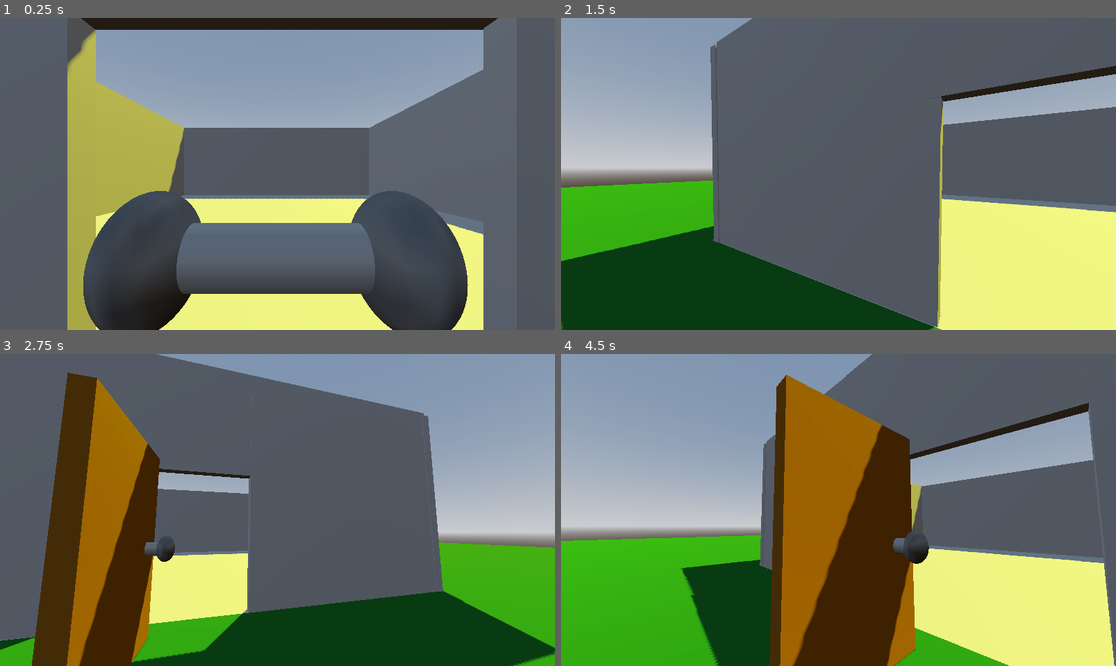
Above: before the commit, frames 1-4 (two rows, left to right).
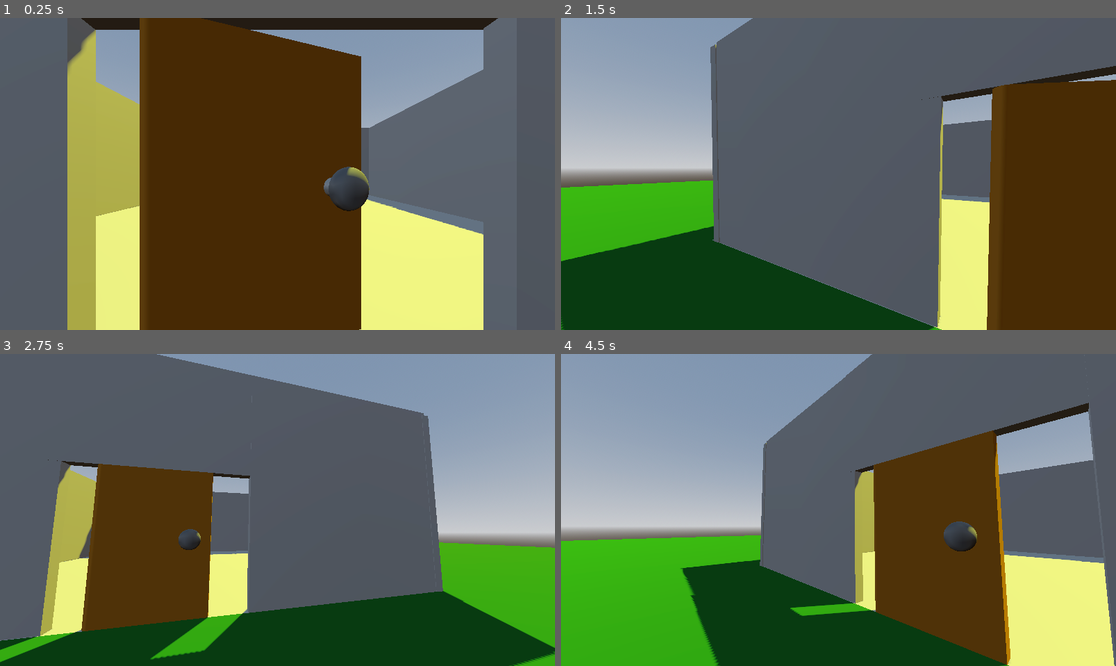
Above: after the commit, the same moments.

Repository: Matthew-CS11/The-Babysitter
Game: Godot game, scene res://world.tscn
Same seed, same stepped clock (60 frames per second), same inputs: the game is played once before the commit and once after it.
Inputs (mouse positions are in pixels of both pictures, inside the frame that each line leads up to):
- Up to frame 1 (0.25 s): no input
- Up to frame 2 (1.5 s): move the mouse to (960, 158) at 0.52 s; hold D (right) 0.53-1.28 s; tap E (interact) at 0.6 s; tap Space (jump) at 0.77 s; move the mouse to (810, 174) at 1.27 s; hold S (backward) from 1.28 s (still down); tap W (forawrd) at 1.35 s
- Up to frame 3 (2.75 s): tap Space (jump) at 1.52 s; tap E (interact) at 1.55, 2.1 s; move the mouse to (288, 503) at 2.02 s; release S (backward) at 2.03 s; hold D (right) from 2.03 s (still down)
- Up to frame 4 (4.5 s): move the mouse to (832, 516) at 2.77 s; tap E (interact) at 2.85, 3.8, 4.35 s; tap Space (jump) at 3.02, 3.77 s; move the mouse to (877, 513) at 3.52 s; release D (right) at 3.53 s; hold A (left) from 3.53 s (still down); tap W (forawrd) at 3.6 s; move the mouse to (794, 506) at 4.27 s

The runs differ from the first frame. In frame 1, 49% of the frame differs, in the area x 15-85%, y 0-100%; in frame 2, 18%; in frame 3, 19%; in frame 4, 30%.

Commit message:
add functional door

Diff:
--- a/the-babysitter/door.gd
+++ b/the-babysitter/door.gd
@@ -1,7 +1,11 @@
 extends Area3D
-
+@onready var animation_player: AnimationPlayer = $AnimationPlayer
 
 
 func _on_body_entered(body: Node3D) -> void:
-	if body.is_in_group("player") and Input.is_action_just_pressed("interact"):
-		pass
+	if body.is_in_group("player"):
+		animation_player.play("open_door")
+
+
+func _on_body_exited(body: Node3D) -> void:
+	animation_player.play("close_door")
--- a/the-babysitter/door.tscn
+++ b/the-babysitter/door.tscn
@@ -1,11 +1,19 @@
 [gd_scene format=3 uid="uid://dh8xkvqocyic7"]
 
+[ext_resource type="Script" uid="uid://dvpq27q77josu" path="res://door.gd" id="1_ba8gm"]
+
 [sub_resource type="StandardMaterial3D" id="StandardMaterial3D_f3sb7"]
-albedo_color = Color(0.5, 0.31666666, 0, 1)
+albedo_color = Color(0.5699227, 0.36311832, 2.8878452e-07, 0)
+
+[sub_resource type="CylinderMesh" id="CylinderMesh_v6xrn"]
+material = SubResource("StandardMaterial3D_f3sb7")
+top_radius = 0.2
+bottom_radius = 0.2
+height = 7.0
 
 [sub_resource type="BoxMesh" id="BoxMesh_fj7yv"]
 material = SubResource("StandardMaterial3D_f3sb7")
-size = Vector3(4, 8.5, 0.4)
+size = Vector3(4, 7, 0.4)
 
 [sub_resource type="StandardMaterial3D" id="StandardMaterial3D_hun61"]
 albedo_color = Color(0.557753, 0.5577531, 0.5577531, 1)
@@ -24,15 +32,18 @@
 radius = 0.4
 height = 0.5
 
+[sub_resource type="ConvexPolygonShape3D" id="ConvexPolygonShape3D_hun61"]
+points = PackedVector3Array(2.0555556, 3.5548596, 0.3, -2.0555556, -3.5548596, -0.25555557, -2.0555556, -3.5548596, 0.3, -2.0555556, 3.5548596, -0.25555557, 2.0555556, -3.5548596, -0.25555557, 2.0555556, -3.5548596, 0.3, -2.0555556, 3.5548596, 0.3, 2.0555556, 3.5548596, -0.25555557)
+
 [sub_resource type="BoxShape3D" id="BoxShape3D_hun61"]
-size = Vector3(7.069336, 9.363281, 4.3188477)
+size = Vector3(7.069336, 9.363281, 8.63855)
 
 [sub_resource type="Animation" id="Animation_ba8gm"]
 length = 0.001
 tracks/0/type = "value"
 tracks/0/imported = false
 tracks/0/enabled = true
-tracks/0/path = NodePath("doro:position")
+tracks/0/path = NodePath("hinge:rotation")
 tracks/0/interp = 1
 tracks/0/loop_wrap = true
 tracks/0/keys = {
@@ -42,48 +53,75 @@
 "values": [Vector3(0, 0, 0)]
 }
 
+[sub_resource type="Animation" id="Animation_v6xrn"]
+resource_name = "close_door"
+tracks/0/type = "value"
+tracks/0/imported = false
+tracks/0/enabled = true
+tracks/0/path = NodePath("hinge:rotation")
+tracks/0/interp = 1
+tracks/0/loop_wrap = true
+tracks/0/keys = {
+"times": PackedFloat32Array(0, 1),
+"transitions": PackedFloat32Array(1, 1),
+"update": 0,
+"values": [Vector3(0, 1.5707964, 0), Vector3(0, 0, 0)]
+}
+
 [sub_resource type="Animation" id="Animation_hun61"]
 resource_name = "open_door"
 tracks/0/type = "value"
 tracks/0/imported = false
 tracks/0/enabled = true
-tracks/0/path = NodePath("doro:position")
+tracks/0/path = NodePath("hinge:rotation")
 tracks/0/interp = 1
 tracks/0/loop_wrap = true
 tracks/0/keys = {
-"times": PackedFloat32Array(0),
-"transitions": PackedFloat32Array(1),
+"times": PackedFloat32Array(0, 1),
+"transitions": PackedFloat32Array(1, 1),
 "update": 0,
-"values": [Vector3(0, 0, 0)]
+"values": [Vector3(0, 0, 0), Vector3(0, 1.5707964, 0)]
 }
 
 [sub_resource type="AnimationLibrary" id="AnimationLibrary_ba8gm"]
 _data = {
 &"RESET": SubResource("Animation_ba8gm"),
+&"close_door": SubResource("Animation_v6xrn"),
 &"open_door": SubResource("Animation_hun61")
 }
 
 [node name="door" type="Area3D" unique_id=639790074]
+script = ExtResource("1_ba8gm")
 
-[node name="doro" type="MeshInstance3D" parent="." unique_id=71373226]
-transform = Transform3D(-4.371139e-08, 0, 1, 0, 1, 0, -1, 0, -4.371139e-08, 0, 0, 0)
+[node name="hinge" type="MeshInstance3D" parent="." unique_id=1902761727]
+transform = Transform3D(1, 0, 0, 0, 1, 0, 0, 0, 1, -2, 0, 0)
+mesh = SubResource("CylinderMesh_v6xrn")
+
+[node name="doro" type="MeshInstance3D" parent="hinge" unique_id=71373226]
+transform = Transform3D(1, 0, 0, 0, 1, 0, 0, 0, 1, 2, 0, 0)
 mesh = SubResource("BoxMesh_fj7yv")
 
-[node name="knob" type="MeshInstance3D" parent="doro" unique_id=2007169830]
-transform = Transform3D(1, 0, 0, 0, -4.371139e-08, -1, 0, 1, -4.371139e-08, 1.2499291, 1.1373668, 0)
+[node name="knob" type="MeshInstance3D" parent="hinge/doro" unique_id=2007169830]
+transform = Transform3D(1, 0, 0, 0, -4.371139e-08, -1, 0, 1, -4.371139e-08, 1.2499291, 0.66103506, 0)
 mesh = SubResource("CylinderMesh_ba8gm")
 
-[node name="MeshInstance3D" type="MeshInstance3D" parent="doro/knob" unique_id=941168673]
+[node name="MeshInstance3D" type="MeshInstance3D" parent="hinge/doro/knob" unique_id=941168673]
 transform = Transform3D(1, 0, 0, 0, 1, 0, 0, 0, 1, 0, 0.7204962, 0)
 mesh = SubResource("SphereMesh_0phs7")
 
-[node name="MeshInstance3D2" type="MeshInstance3D" parent="doro/knob" unique_id=575269082]
+[node name="MeshInstance3D2" type="MeshInstance3D" parent="hinge/doro/knob" unique_id=575269082]
 transform = Transform3D(1, 0, 0, 0, 1, 0, 0, 0, 1, 0, -0.7388015, 2.3841858e-07)
 mesh = SubResource("SphereMesh_0phs7")
 
+[node name="CollisionShape3D2" type="CollisionShape3D" parent="." unique_id=453618482]
+shape = SubResource("ConvexPolygonShape3D_hun61")
+
 [node name="CollisionShape3D" type="CollisionShape3D" parent="." unique_id=780701874]
-transform = Transform3D(1, 0, 0, 0, 1, 0, 0, 0, 1, 0, 0.6816406, 0)
+transform = Transform3D(1, 0, 0, 0, 1, 0, 0, 0, 1, 0, 0.6816406, -0.92718506)
 shape = SubResource("BoxShape3D_hun61")
 
 [node name="AnimationPlayer" type="AnimationPlayer" parent="." unique_id=757621591]
 libraries/ = SubResource("AnimationLibrary_ba8gm")
+
+[connection signal="body_entered" from="." to="." method="_on_body_entered"]
+[connection signal="body_exited" from="." to="." method="_on_body_exited"]
--- a/the-babysitter/player/player.tscn
+++ b/the-babysitter/player/player.tscn
@@ -12,7 +12,7 @@
 [sub_resource type="ConvexPolygonShape3D" id="ConvexPolygonShape3D_f3sb7"]
 points = PackedVector3Array(0.44943038, 1.6480811, 0.15506846, -0.46824777, 1.6506943, -0.34125122, 0.42062244, -1.5870 …(1066 unchanged characters)…
 
-[node name="player" type="CharacterBody3D" unique_id=698077815]
+[node name="player" type="CharacterBody3D" unique_id=698077815 groups=["player"]]
 script = ExtResource("1_oul6g")
 
 [node name="MeshInstance3D" type="MeshInstance3D" parent="." unique_id=1331080381]
--- a/the-babysitter/world.tscn
+++ b/the-babysitter/world.tscn
@@ -2,7 +2,6 @@
 
 [ext_resource type="PackedScene" uid="uid://daoap32qdu4kg" path="res://player/player.tscn" id="1_f3sb7"]
 [ext_resource type="PackedScene" uid="uid://dh8xkvqocyic7" path="res://door.tscn" id="2_fj7yv"]
-[ext_resource type="Script" uid="uid://dvpq27q77josu" path="res://door.gd" id="3_tlwt5"]
 
 [sub_resource type="ProceduralSkyMaterial" id="ProceduralSkyMaterial_f3sb7"]
 sky_horizon_color = Color(0.66224277, 0.6717428, 0.6867428, 1)
@@ -36,7 +35,7 @@
 size = Vector3(150, 0.5, 150)
 material = SubResource("StandardMaterial3D_aqk2v")
 
-[node name="player" parent="." unique_id=698077815 groups=["player"] instance=ExtResource("1_f3sb7")]
+[node name="player" parent="." unique_id=698077815 instance=ExtResource("1_f3sb7")]
 
 [node name="House" type="Node3D" parent="." unique_id=1480786231]
 
@@ -78,6 +77,4 @@
 size = Vector3(8, 5, 0.5)
 
 [node name="door" parent="House" unique_id=639790074 instance=ExtResource("2_fj7yv")]
-script = ExtResource("3_tlwt5")
-
-[connection signal="body_entered" from="House/door" to="House/door" method="_on_body_entered"]
+transform = Transform3D(1, 0, 0, 0, 1, 0, 0, 0, 1, 0, 0.71047115, -3.301204)
